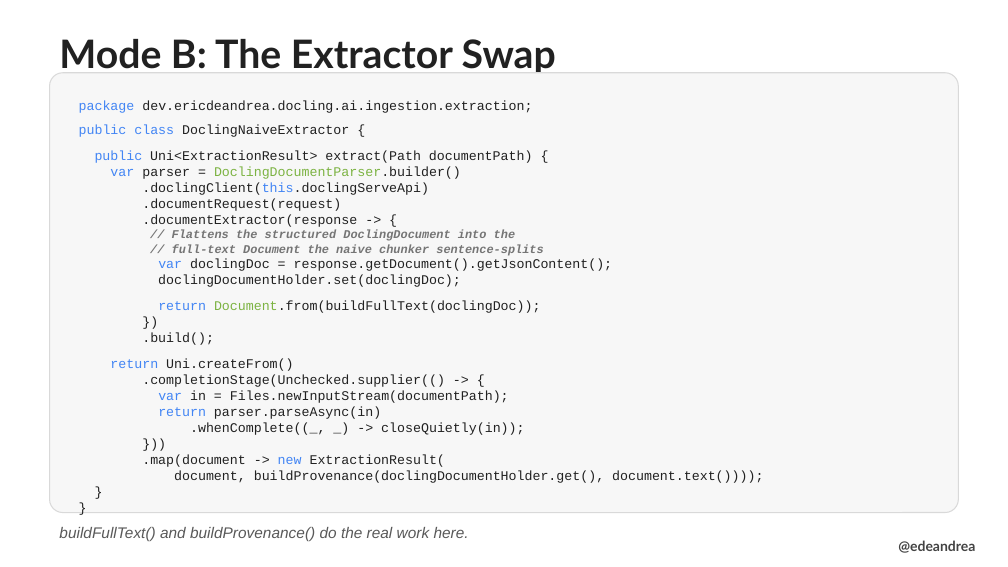
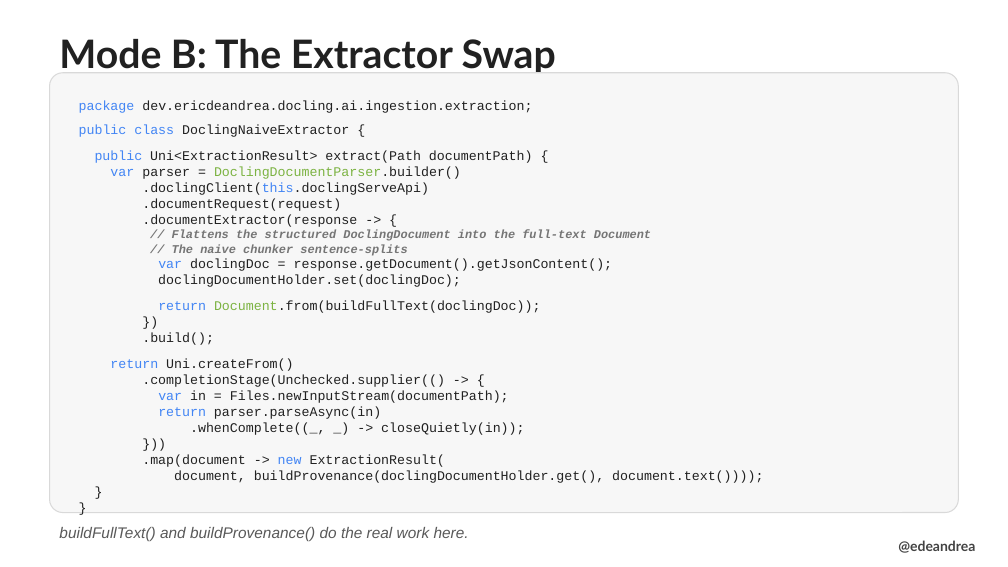
Before and after one commit to edeandrea/garbage-in-insight-out, a slide deck: slide 27 of docs/garbage-in-insight-out.pptx. Drawn at 1008x567 pixels with LibreOffice and Linux fonts; fonts in the diff are those of the drawing; background and template pictures are left out. Boxes give left, top, right and bottom in pixels: in the first picture for what was removed or moved away, otherwise in the second. Text is boxed around its words. In the diff, an @@ line names an element or a change of style, - is before the commit and + after.

```diff
--- a/docs/garbage-in-insight-out.pptx
+++ b/docs/garbage-in-insight-out.pptx
@@ text in rounded rectangle at box(172, 230, 651, 256): text changed @@
-// Flattens the structured DoclingDocument into the
-// full-text Document the naive chunker sentence-splits
+// Flattens the structured DoclingDocument into the full-text Document
+// The naive chunker sentence-splits
```
Also in this commit, not shown: 3 other slides changed.
